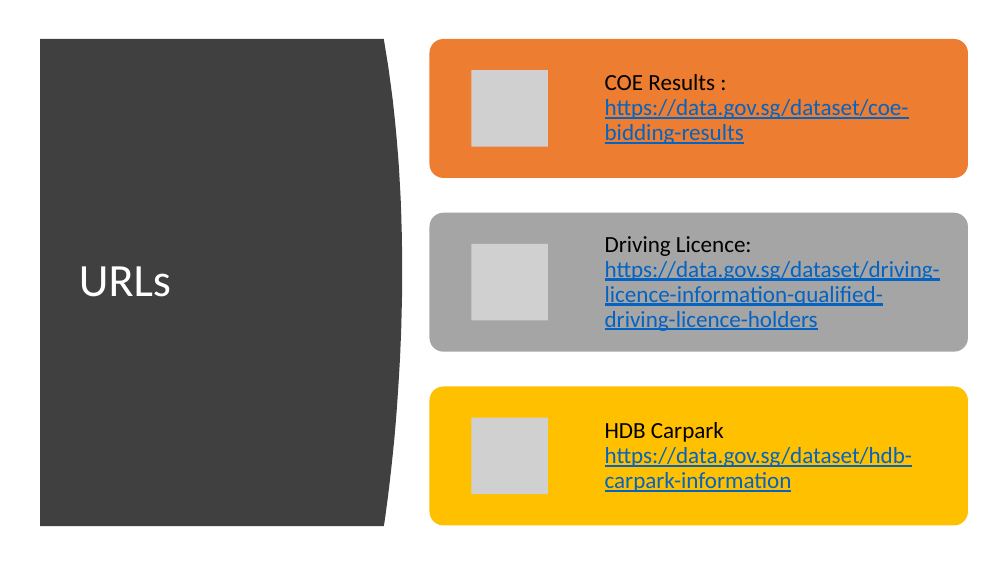
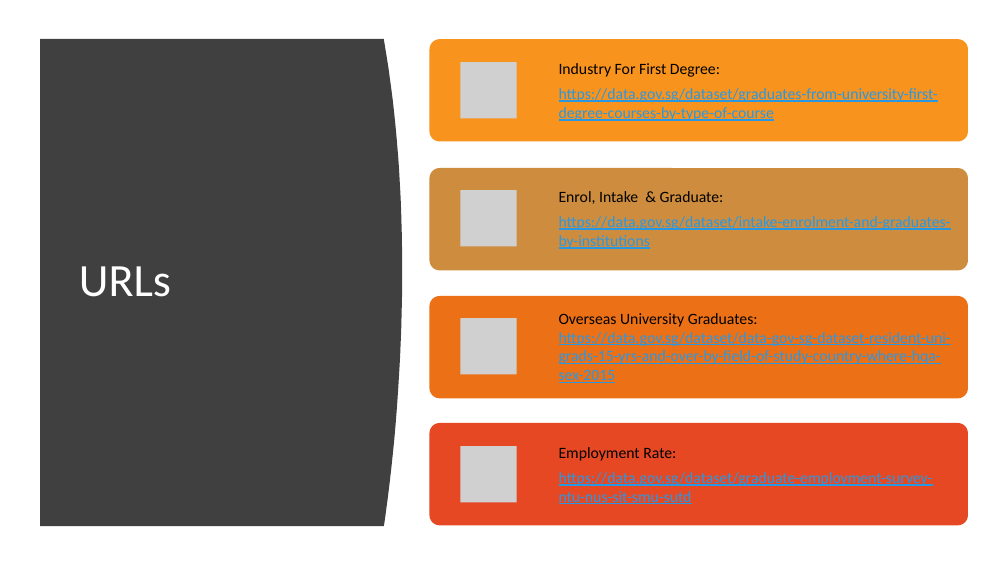
Before and after one commit to jurgen-tan-git/PDS-Assignments, a slide deck: slide 2 of Assignment 2/JurgenTan_CA2.pptx. Drawn at 1008x567 pixels with LibreOffice and Linux fonts; fonts in the diff are those of the drawing; grey boxes stand for pictures. Boxes give left, top, right and bottom in pixels: in the first picture for what was removed or moved away, otherwise in the second. Text is boxed around its words. In the diff, an @@ line names an element or a change of style, - is before the commit and + after.

```diff
--- a/Assignment 2/JurgenTan_CA2.pptx
+++ b/Assignment 2/JurgenTan_CA2.pptx
@@ rounded rectangle: place and size @@
-rounded rectangle at <box>430,39,968,178</box>
+rounded rectangle at <box>430,39,968,141</box>
@@ rounded rectangle at <box>430,39,968,141</box>: fill #ED7D31 to #F8931D @@
@@ picture removed at <box>472,70,548,147</box> @@
@@ text at <box>559,63,938,121</box>: text changed; size 22 to 15 pt; text colour #0563C1 to #2998E3 @@
-COE Results : https://data.gov.sg/dataset/coe-bidding-results
+Industry For First Degree:
+https://data.gov.sg/dataset/graduates-from-university-first-degree-courses-by-type-of-course
@@ rounded rectangle: place and size @@
-rounded rectangle at <box>430,212,968,352</box>
+rounded rectangle at <box>430,168,968,270</box>
@@ rounded rectangle at <box>430,168,968,270</box>: fill #A5A5A5 to #CE8D3E @@
@@ picture: place and size @@
-picture at <box>472,244,548,321</box>
+picture at <box>461,190,516,246</box>
@@ text removed at <box>605,236,940,331</box> @@
-Driving Licence: https://data.gov.sg/dataset/driving-licence-information-qualified-driving-licence-holders
@@ picture removed at <box>472,418,548,495</box> @@
@@ rounded rectangle: place and size @@
-rounded rectangle at <box>430,386,968,526</box>
+rounded rectangle at <box>430,423,968,525</box>
@@ rounded rectangle at <box>430,423,968,525</box>: fill #FFC000 to #E64823 @@
@@ group added at <box>430,62,968,502</box>: 3 pictures, 2 texts, 1 rounded rectangle @@
+Enrol, Intake & Graduate:
+https://data.gov.sg/dataset/intake-enrolment-and-graduates-by-institutions
+Overseas University Graduates: https://data.gov.sg/dataset/data-gov-sg-dataset-resident-uni-grads-15-yrs-and-over-by-field-of-study-country-where-hqa-sex-2015
@@ text at <box>559,447,933,504</box>: text changed; size 22 to 15 pt; text colour #0563C1 to #2998E3 @@
-HDB Carpark https://data.gov.sg/dataset/hdb-carpark-information
+Employment Rate:
+https://data.gov.sg/dataset/graduate-employment-survey-ntu-nus-sit-smu-sutd
```
Also in this commit, not shown: 13 other slides changed, 1 slide added, 1 slide removed, 32 other files.
